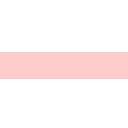
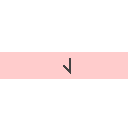
Revision of a layered 128px x 128px image; what changed, layer by layer:
added layer "Layer 2" above "Layer 1" over [63, 58, 71, 74]
